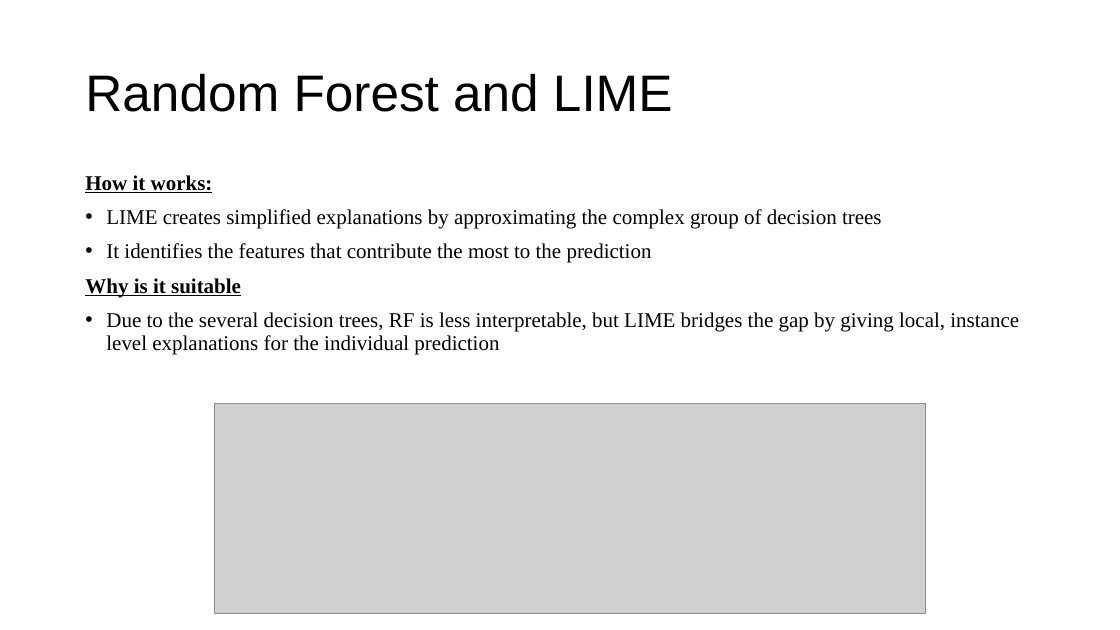
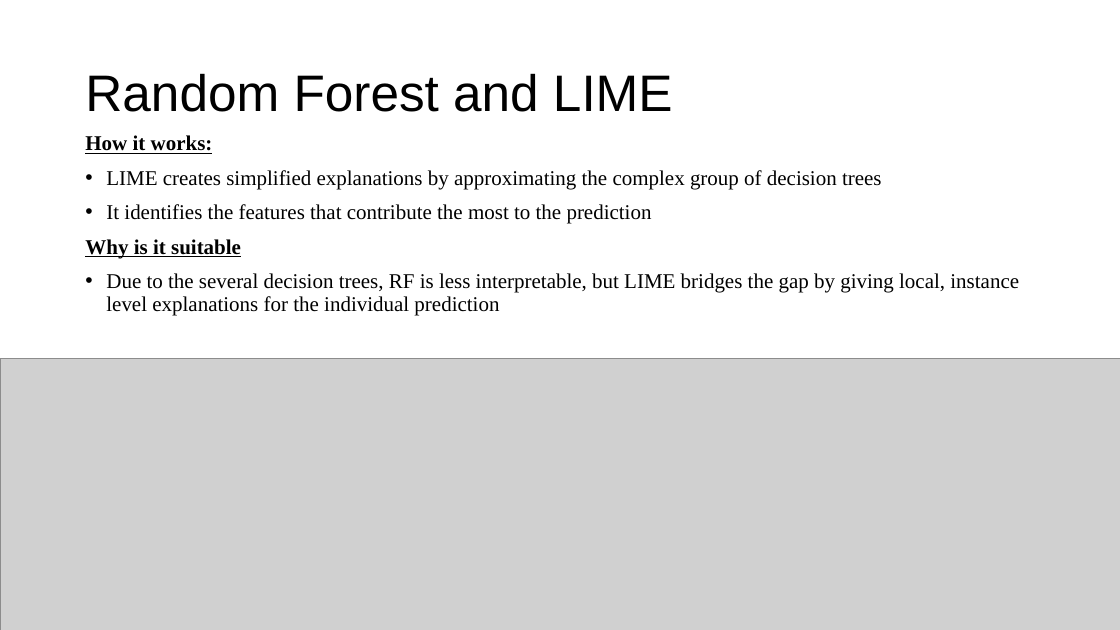
Before and after one commit to TayyebaSadaq/Diabetes-Prediction-using-Machine-Learning-and-Explainable-AI-Techniques, a slide deck: slide 20 of Diabetes Prediction with Machine Learning (ML).pptx. Drawn at 1120x630 pixels with LibreOffice and Linux fonts; fonts in the diff are those of the drawing; grey boxes stand for pictures. Boxes give left, top, right and bottom in pixels: in the first picture for what was removed or moved away, otherwise in the second. Text is boxed around its words. In the diff, an @@ line names an element or a change of style, - is before the commit and + after.

Commit message:
working on backend
updated preprocessing to clean data, handle outliers etc. edited model making  after standardising the data (removed for loop and individually coded models

```diff
--- a/Diabetes Prediction with Machine Learning (ML).pptx
+++ b/Diabetes Prediction with Machine Learning (ML).pptx
@@ text "How it works:" moved from (x1=85, y1=175, x2=1019, y2=354) to (x1=85, y1=135, x2=1019, y2=315) @@
@@ picture added at (x1=0, y1=359, x2=1120, y2=630) @@
@@ picture removed at (x1=215, y1=403, x2=926, y2=613) @@
```
Also in this commit, not shown: 7 other slides changed, 7 slides added, 6 slides removed, 14 other files.
